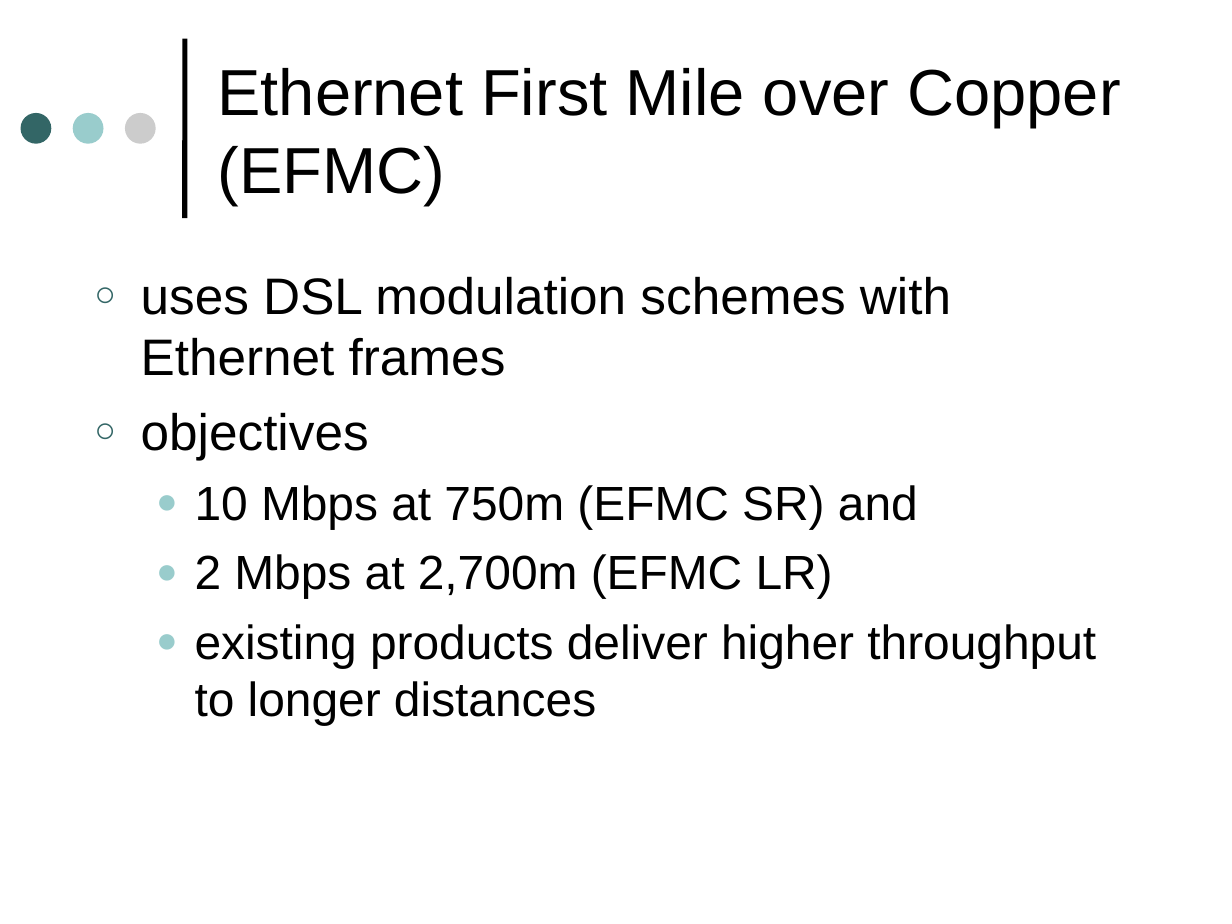
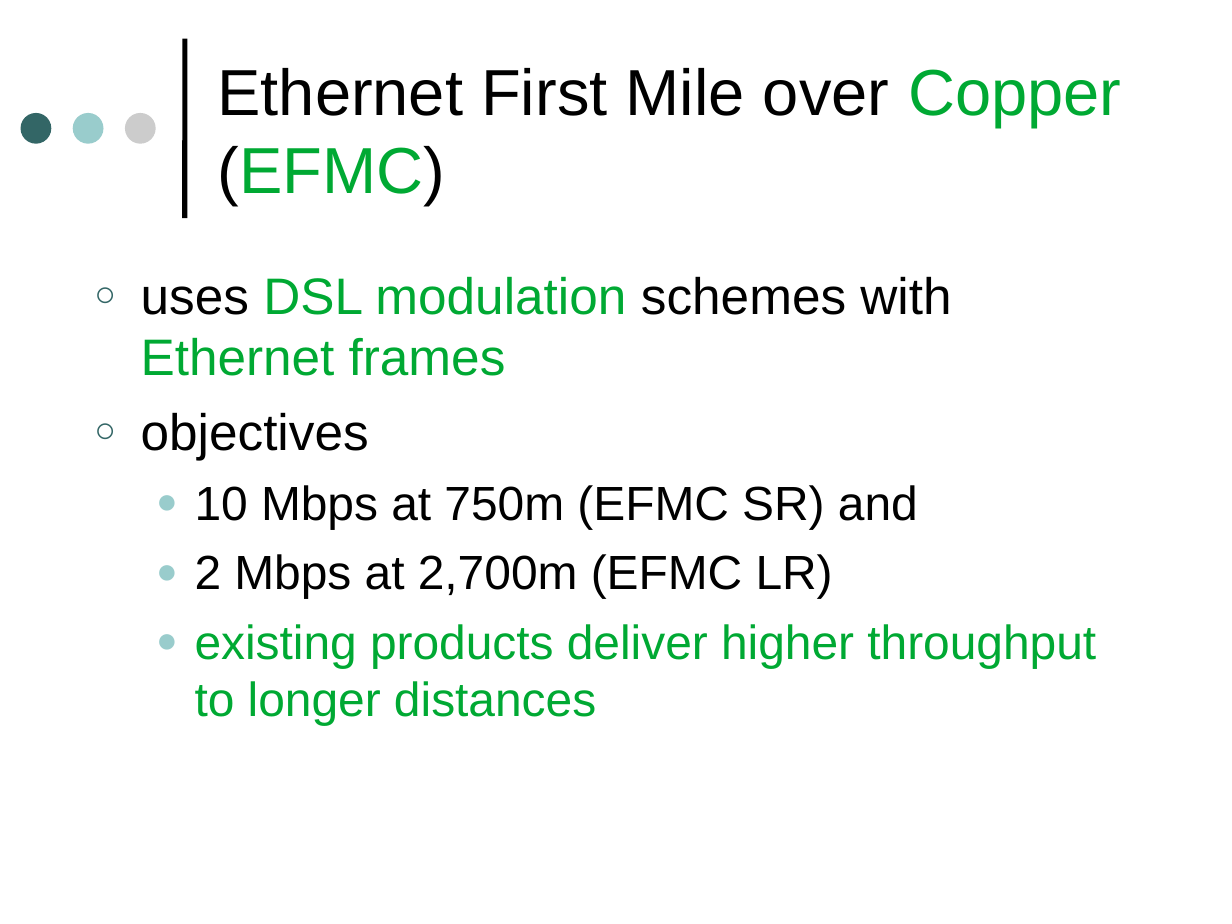
Before and after one commit to SahanWeerasiri/sem4, a slide deck: slide 31 of Computer Networks/WANs.odp. Drawn at 1232x924 pixels with LibreOffice and Linux fonts; fonts in the diff are those of the drawing. Boxes give left, top, right and bottom in pixels: in the first picture for what was removed or moved away, otherwise in the second. Text is boxed around its words. In the diff, an @@ line names an element or a change of style, - is before the commit and + after.

```diff
--- a/Computer Networks/WANs.odp
+++ b/Computer Networks/WANs.odp
@@ title "Ethernet First Mile over Copper ..." at [217,68,1121,206]: text colour #000000 to #00A933 in "Copper (EFMC)" @@
@@ text at [141,276,1096,726]: text colour #000000 to #00A933 in "DSL modulation Ethernet frames", "existing products deliver higher throughput to longer ..." @@
```
Also in this commit, not shown: 25 other slides changed.
